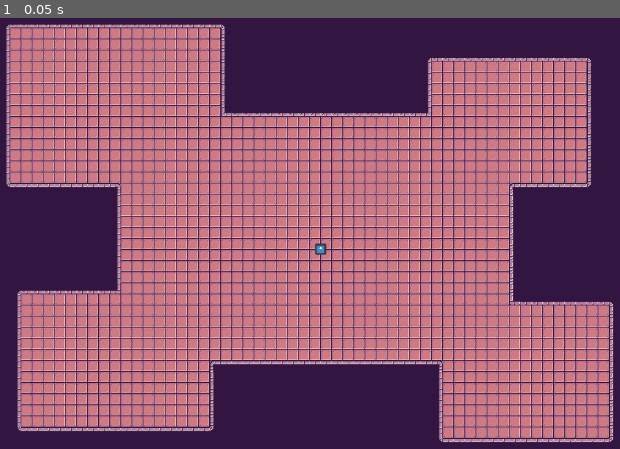
Above: before the commit, frame 1.
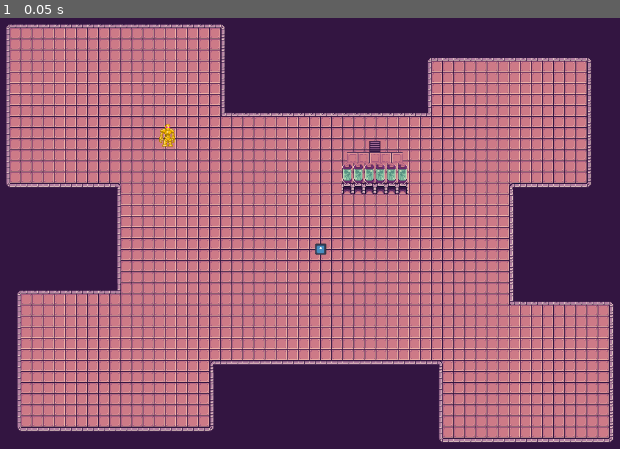
Above: after the commit, the same moment.

Repository: RyqShaw/GMTK2023
Game: Godot game, scene res://main.tscn
Two runs of this game, one before a commit and one after it. Both use one fixed random seed, a clock stepped at 60 frames per second and the inputs below. The engine's default icon, where the game draws it, is replaced by a stand-in: a white triangle on a blue panel in a dark square.
Inputs:
- Up to frame 1 (0.05 s): no input

The runs differ from the first frame. In frame 1, 0.9% of the frame differs, in the area x 25-66%, y 24-41%.

Commit message:
Power generator collisions plus machine

Diff:
--- a/Modules/Enemy/Enemy.tscn
+++ b/Modules/Enemy/Enemy.tscn
@@ -18,6 +18,7 @@
 size = Vector2(16, 16)
 
 [node name="Enemy" type="CharacterBody2D"]
+collision_layer = 7
 script = ExtResource("1_s7xjg")
 enemy_stats = SubResource("Resource_wx7ki")
 
--- a/Modules/Levels/TestLevel1.tscn
+++ b/Modules/Levels/TestLevel1.tscn
@@ -1,8 +1,10 @@
-[gd_scene load_steps=4 format=3 uid="uid://c32i5wky5myxe"]
+[gd_scene load_steps=6 format=3 uid="uid://c32i5wky5myxe"]
 
 [ext_resource type="PackedScene" uid="uid://cqccdy12kieqm" path="res://Modules/Map Creation Tools/Map Tileset/map_tileset.tscn" id="1_uuilk"]
 [ext_resource type="PackedScene" uid="uid://ch5nxi1lsuyys" path="res://Modules/Enemy/Enemy.tscn" id="2_kdqoq"]
 [ext_resource type="Script" path="res://Modules/Levels/Temp Target.gd" id="3_ehf0s"]
+[ext_resource type="PackedScene" uid="uid://boep1q1usaw48" path="res://Modules/Machines/BaseMachine.tscn" id="4_7w5on"]
+[ext_resource type="PackedScene" uid="uid://h3dsp3ajvmbl" path="res://Modules/Power Generator/PowerGenerator.tscn" id="5_i555a"]
 
 [node name="TestLevel1" type="Node2D"]
 
@@ -10,10 +12,19 @@
 layer_0/tile_data = PackedInt32Array(0, 655360, 7, 65537, 655360, 7, 65538, 655360, 7, 131075, 655360, 7, 196612, 65536 …(60441 unchanged characters)…
 layer_1/tile_data = PackedInt32Array(1966135, 131072, 2, 1900599, 131072, 2, 1835063, 131072, 2, 1769527, 131072, 2, 17 …(31550 unchanged characters)…
 
-[node name="Enemy" parent="." node_paths=PackedStringArray("movement_target") instance=ExtResource("2_kdqoq")]
-position = Vector2(624, 335)
-movement_target = NodePath("../Temp Target")
-
 [node name="Temp Target" type="Marker2D" parent="."]
 position = Vector2(271, 522)
 script = ExtResource("3_ehf0s")
+
+[node name="Ysort" type="Node2D" parent="."]
+y_sort_enabled = true
+
+[node name="PowerGenerator" parent="Ysort" instance=ExtResource("5_i555a")]
+position = Vector2(702, 227)
+
+[node name="BaseMachine" parent="Ysort" instance=ExtResource("4_7w5on")]
+position = Vector2(403, 171)
+
+[node name="Enemy" parent="Ysort" node_paths=PackedStringArray("movement_target") instance=ExtResource("2_kdqoq")]
+position = Vector2(624, 335)
+movement_target = NodePath("../../Temp Target")
--- /dev/null
+++ b/Modules/Machines/BaseMachine.gd
@@ -0,0 +1 @@
+extends CharacterBody2D
--- /dev/null
+++ b/Modules/Machines/BaseMachine.tscn
@@ -0,0 +1,49 @@
+[gd_scene load_steps=8 format=3 uid="uid://boep1q1usaw48"]
+
+[ext_resource type="Script" path="res://Modules/Machines/BaseMachine.gd" id="1_l31ux"]
+[ext_resource type="Texture2D" uid="uid://0q27gfslp5tk" path="res://Art Assets/SciFiCreatures_NES_4x30_alphaBG_var02.png" id="1_svrhp"]
+
+[sub_resource type="AtlasTexture" id="AtlasTexture_53hio"]
+atlas = ExtResource("1_svrhp")
+region = Rect2(0, 0, 32, 32)
+
+[sub_resource type="AtlasTexture" id="AtlasTexture_4wo3i"]
+atlas = ExtResource("1_svrhp")
+region = Rect2(32, 0, 32, 32)
+
+[sub_resource type="AtlasTexture" id="AtlasTexture_hrvcq"]
+atlas = ExtResource("1_svrhp")
+region = Rect2(64, 0, 32, 32)
+
+[sub_resource type="SpriteFrames" id="SpriteFrames_0pvd8"]
+animations = [{
+"frames": [{
+"duration": 1.0,
+"texture": SubResource("AtlasTexture_53hio")
+}, {
+"duration": 1.0,
+"texture": SubResource("AtlasTexture_4wo3i")
+}, {
+"duration": 1.0,
+"texture": SubResource("AtlasTexture_hrvcq")
+}],
+"loop": true,
+"name": &"default",
+"speed": 4.0
+}]
+
+[sub_resource type="CapsuleShape2D" id="CapsuleShape2D_c2iju"]
+radius = 11.0
+height = 32.0
+
+[node name="BaseMachine" type="CharacterBody2D"]
+collision_layer = 7
+script = ExtResource("1_l31ux")
+
+[node name="AnimatedSprite2D" type="AnimatedSprite2D" parent="."]
+sprite_frames = SubResource("SpriteFrames_0pvd8")
+frame_progress = 0.942616
+
+[node name="CollisionShape2D" type="CollisionShape2D" parent="."]
+position = Vector2(0, 1)
+shape = SubResource("CapsuleShape2D_c2iju")
--- a/Modules/Power Generator/PowerGenerator.gd
+++ b/Modules/Power Generator/PowerGenerator.gd
@@ -1,4 +1,4 @@
-extends Node2D
+extends StaticBody2D
 
 func _on_power_timer_timeout():
 	GlobalInfo.power = GlobalInfo.power + 10
--- a/Modules/Power Generator/PowerGenerator.tscn
+++ b/Modules/Power Generator/PowerGenerator.tscn
@@ -1,14 +1,17 @@
-[gd_scene load_steps=4 format=3 uid="uid://h3dsp3ajvmbl"]
+[gd_scene load_steps=5 format=3 uid="uid://h3dsp3ajvmbl"]
 
 [ext_resource type="Script" path="res://Modules/Power Generator/PowerGenerator.gd" id="1_fuxgs"]
 [ext_resource type="Texture2D" uid="uid://cvanldoh0sp61" path="res://Art Assets/PowerSource.png" id="1_pqvnn"]
 [ext_resource type="Texture2D" uid="uid://dojcy1sivh3g8" path="res://Art Assets/CosmicLegacy_PetricakeGamesPNG.png" id="2_52ti0"]
 
-[node name="PowerGenerator" type="Node2D"]
+[sub_resource type="CapsuleShape2D" id="CapsuleShape2D_kgv0y"]
+radius = 31.0
+height = 98.0
+
+[node name="PowerGenerator" type="StaticBody2D"]
 script = ExtResource("1_fuxgs")
 
 [node name="PowerGeneratorImage" type="Node2D" parent="."]
-position = Vector2(48, 48)
 
 [node name="PowerSource1" type="Sprite2D" parent="PowerGeneratorImage"]
 texture = ExtResource("1_pqvnn")
@@ -136,4 +139,9 @@
 wait_time = 2.0
 autostart = true
 
+[node name="CollisionShape2D" type="CollisionShape2D" parent="."]
+position = Vector2(0, -1)
+rotation = 1.5708
+shape = SubResource("CapsuleShape2D_kgv0y")
+
 [connection signal="timeout" from="PowerTimer" to="." method="_on_power_timer_timeout"]
Binary file added: Art Assets/SciFiCreatures_NES_4x30_alphaBG.png
Not shown, added: Art Assets/SciFiCreatures_NES_4x30_alphaBG.png.import
Binary file added: Art Assets/SciFiCreatures_NES_4x30_alphaBG_var02.png
Not shown, added: Art Assets/SciFiCreatures_NES_4x30_alphaBG_var02.png.import
